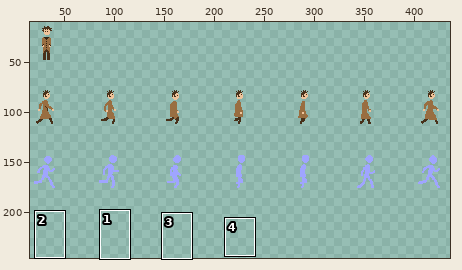
Sprite sheet, stored at assets/DealerSheet.png. Above: a wide view before the commit, with the close-up outlined.
Close-up. As it was:
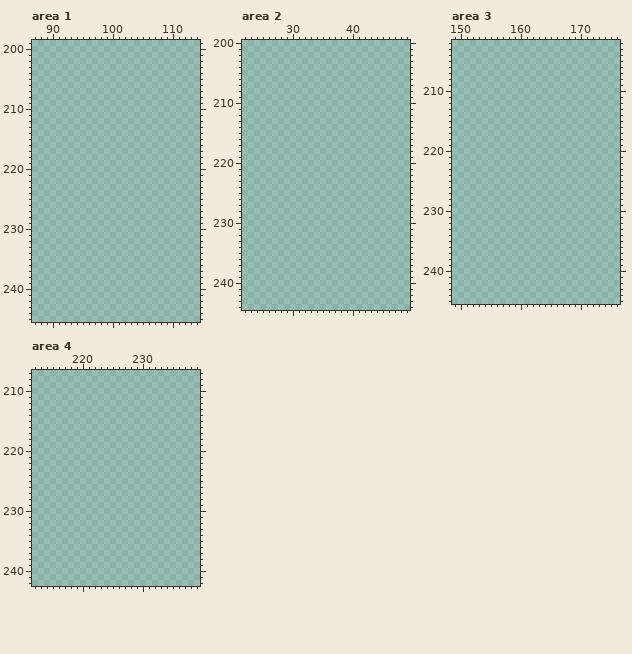
The file is 448x256 pixels. Shown: area 1: x 87..114, y 199..245; area 2: x 22..49, y 200..244; area 3: x 149..176, y 202..245; area 4: x 212..239, y 207..242. The wide view leaves out empty margins. The commit also changed other parts of the picture, which this record leaves out.
Once edited:
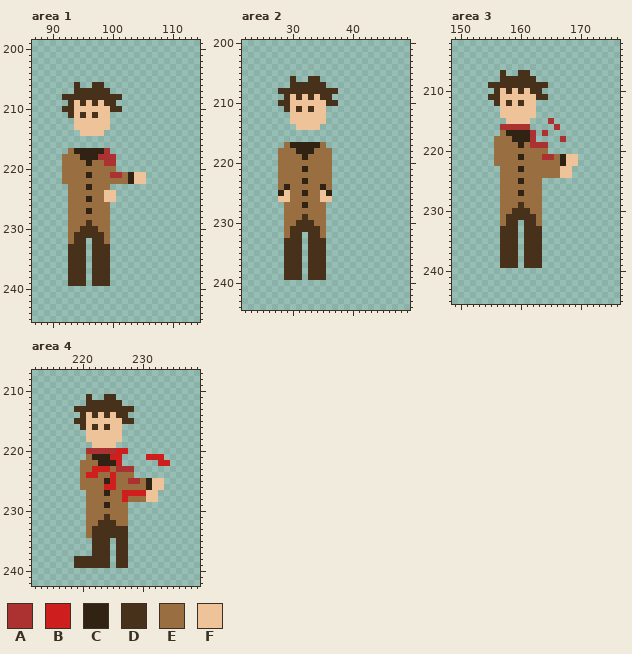
Palette (. is transparent): A #ac3232  B #cf1e1e  C #312314  D #48311a  E #996e41  F #eec39a
Change:
Area 1:
y 206: x 94 . -> D; x 97..98 .. -> DD
y 207: x 94..99 ...... -> DDDDDD
y 208: x 92..101 .......... -> DDDDDDDDDD
y 209: x 93..100 ........ -> DFDFDFDD
y 210: x 92..101 .......... -> DDFFFFFFDD
y 211: x 93..99 ....... -> DFDFDFF
y 212..213: x 94..99 ...... -> FFFFFF
y 214: x 95..98 .... -> FFFF
y 217: x 93..99 ....... -> ECCCCCA
y 218: x 92..100 ......... -> EEECCCAAA
y 219: x 92..100 ......... -> EEEECEEAA
y 220: x 92..100 ......... -> EEEEEEEEE
y 221: x 92..105 .............. -> EEEECEEEAAECFF
y 222: x 92..105 .............. -> EEEEEEEEEEECFF
y 223: x 93..99 ....... -> EEECEEE
y 224: x 93..100 ........ -> EEEEEEFF
y 225: x 93..100 ........ -> EEECEEFF
y 226: x 93..99 ....... -> EEEEEEE
y 227: x 93..99 ....... -> EEECEEE
y 228: x 93..99 ....... -> EEEEEEE
y 229: x 93..99 ....... -> EEEDEEE
y 230: x 93..99 ....... -> EEDDDEE
y 231: x 93..99 ....... -> EDDDDDE
y 232: x 93..95 ... -> EDD; x 97..99 ... -> DDE
y 233..239: x 93..95 ... -> DDD; x 97..99 ... -> DDD
Area 2:
y 206: x 30 . -> D; x 33..34 .. -> DD
y 207: x 30..35 ...... -> DDDDDD
y 208: x 28..37 .......... -> DDDDDDDDDD
y 209: x 29..36 ........ -> DFDFDFDD
y 210: x 28..37 .......... -> DDFFFFFFDD
y 211: x 29..35 ....... -> DFDFDFF
y 212..213: x 30..35 ...... -> FFFFFF
y 214: x 31..34 .... -> FFFF
y 217: x 29..35 ....... -> ECCCCCE
y 218: x 28..36 ......... -> EEECCCEEE
y 219: x 28..36 ......... -> EEEECEEEE
y 220: x 28..36 ......... -> EEEEEEEEE
y 221: x 28..36 ......... -> EEEECEEEE
y 222: x 28..36 ......... -> EEEEEEEEE
y 223: x 28..36 ......... -> EEEECEEEE
y 224: x 28..36 ......... -> ECEEEEECE
y 225: x 28..36 ......... -> CFEECEEFC
y 226: x 28..36 ......... -> FFEEEEEFF
y 227: x 29..35 ....... -> EEECEEE
y 228: x 29..35 ....... -> EEEEEEE
y 229: x 29..35 ....... -> EEEDEEE
y 230: x 29..35 ....... -> EEDDDEE
y 231: x 29..35 ....... -> EDDDDDE
y 232: x 29..31 ... -> EDD; x 33..35 ... -> DDE
y 233..239: x 29..31 ... -> DDD; x 33..35 ... -> DDD
Area 3:
y 207: x 157 . -> D; x 160..161 .. -> DD
y 208: x 157..162 ...... -> DDDDDD
y 209: x 155..164 .......... -> DDDDDDDDDD
y 210: x 156..163 ........ -> DFDFDFDD
y 211: x 155..164 .......... -> DDFFFFFFDD
y 212: x 156..162 ....... -> DFDFDFF
y 213..214: x 157..162 ...... -> FFFFFF
y 215: x 158..161 .... -> FFFF; x 165 . -> A
y 216: x 157..161 ..... -> AAAAA; x 166 . -> A
y 217: x 157..162 ...... -> ECCCCA; x 164 . -> A
y 218: x 156..162 ....... -> EEECCCA; x 167 . -> A
y 219: x 156..164 ......... -> EEEECEAAA
y 220: x 156..164 ......... -> EEEEEEEEE
y 221: x 156..169 .............. -> EEEECEEEAAECFF
y 222: x 156..169 .............. -> EEEEEEEEEEECFF
y 223: x 157..168 ............ -> EEECEEEEEEFF
y 224: x 157..168 ............ -> EEEEEEEEEEFF
y 225: x 157..163 ....... -> EEECEEE
y 226: x 157..163 ....... -> EEEEEEE
y 227: x 157..163 ....... -> EEECEEE
y 228: x 157..163 ....... -> EEEEEEE
y 229: x 157..163 ....... -> EEEDEEE
y 230: x 157..163 ....... -> EEDDDEE
y 231: x 157..163 ....... -> EDDDDDE
y 232: x 157..159 ... -> EDD; x 161..163 ... -> DDE
y 233..239: x 157..159 ... -> DDD; x 161..163 ... -> DDD
Area 4:
y 211: x 221 . -> D; x 224..225 .. -> DD
y 212: x 221..226 ...... -> DDDDDD
y 213: x 219..228 .......... -> DDDDDDDDDD
y 214: x 220..227 ........ -> DFDFDFDD
y 215: x 219..228 .......... -> DDFFFFFFDD
y 216: x 220..226 ....... -> DFDFDFF
y 217..218: x 221..226 ...... -> FFFFFF
y 219: x 222..225 .... -> FFFF
y 220: x 221..227 ....... -> AAAAABB
y 221: x 221..226 ...... -> ECCCBB; x 231..233 ... -> BBB
y 222: x 220..226 ....... -> EEECCCB; x 233..234 .. -> BB
y 223: x 220..228 ......... -> EEBBBEAAA
y 224: x 220..228 ......... -> EBBEEBEEE
y 225: x 220..233 .............. -> EEEECBEEAAECFF
y 226: x 220..233 .............. -> EEEEBBEEEEECFF
y 227: x 221..232 ............ -> EEECEEBBBBFF
y 228: x 221..232 ............ -> EEEEEEBEEEFF
y 229: x 221..227 ....... -> EEECEEE
y 230: x 221..227 ....... -> EEEEEEE
y 231: x 221..227 ....... -> EEEDEEE
y 232: x 221..227 ....... -> EEDDDEE
y 233..234: x 221..227 ....... -> EDDDDDD
y 235..237: x 222..224 ... -> DDD; x 226..227 .. -> DD
y 238..239: x 219..224 ...... -> DDDDDD; x 226..227 .. -> DD
Boxes around the changes in both close-ups, in picture pixels (x1, y1, x2, y2):
added: (62, 82, 146, 286)
added: (278, 76, 338, 280)
added: (488, 70, 578, 268)
added: (74, 394, 170, 568)
